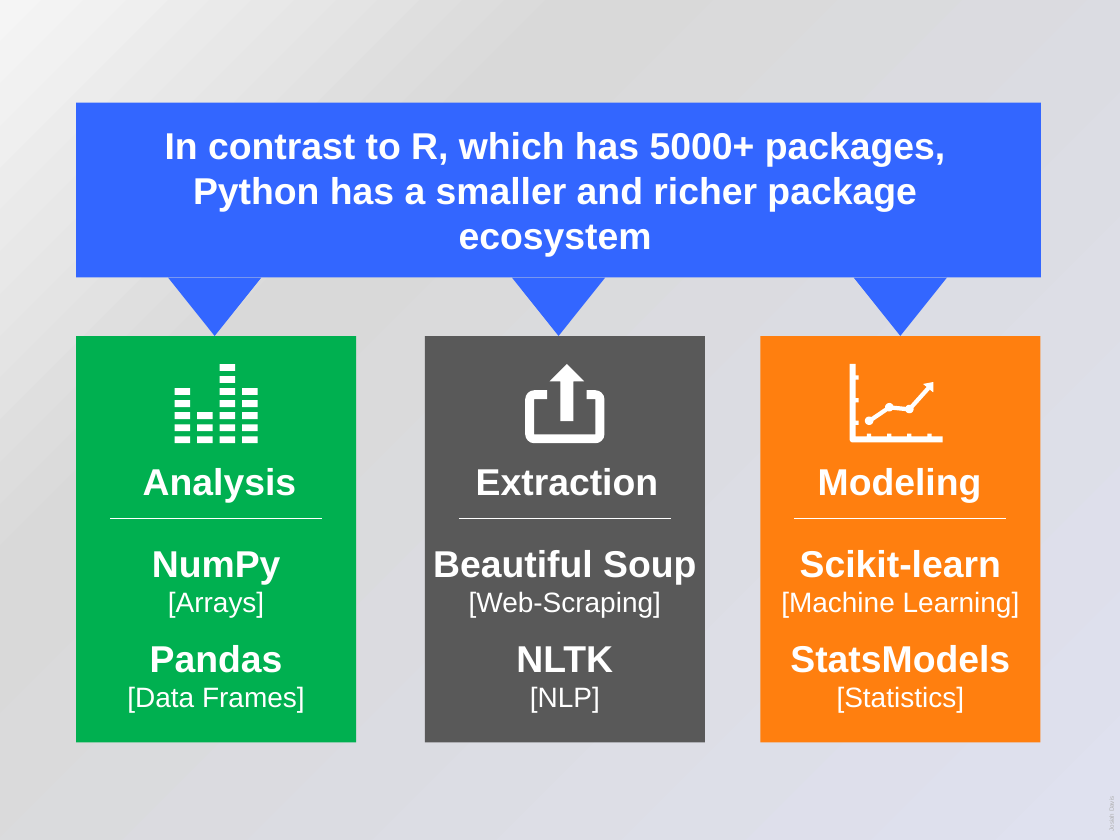
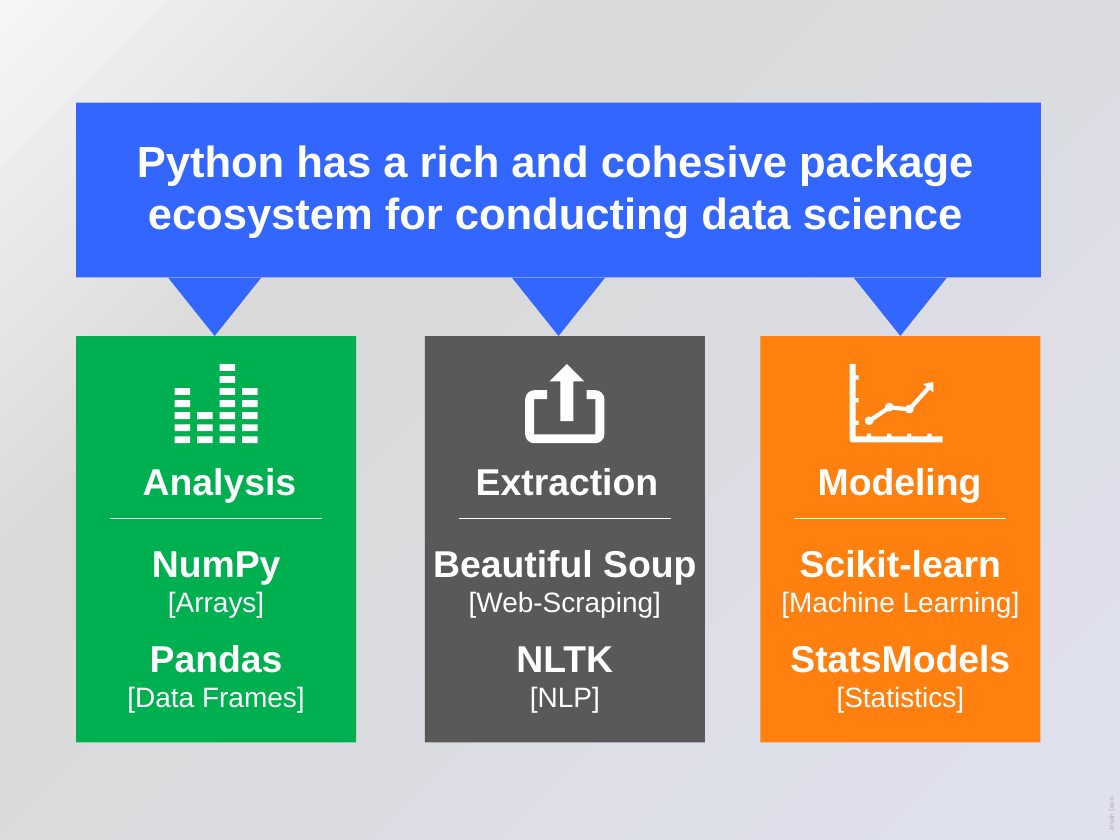
Before and after one commit to josiahdavis/python_data_analysis, a slide deck: slide 15 of python_data_analysis.pptx (slide 14 before the commit). Drawn at 1120x840 pixels with LibreOffice and Linux fonts; fonts in the diff are those of the drawing. Boxes give left, top, right and bottom in pixels: in the first picture for what was removed or moved away, otherwise in the second. Text is boxed around its words. In the diff, an @@ line names an element or a change of style, - is before the commit and + after.

Commit message:
Added zen of python slide

```diff
--- a/python_data_analysis.pptx
+++ b/python_data_analysis.pptx
@@ text at (x1=137, y1=145, x2=973, y2=239): text changed; size 24 to 28 pt @@
-In contrast to R, which has 5000+ packages, Python has a smaller and richer package ecosystem
+Python has a rich and cohesive package ecosystem for conducting data science
```
Also in this commit, not shown: 1 slide added, 1 other file.
